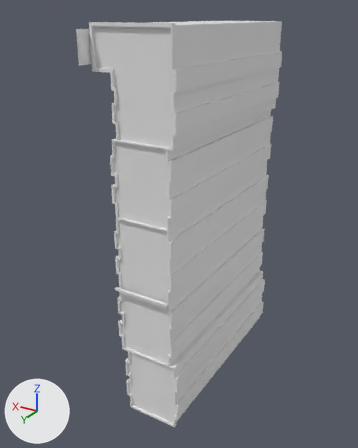
What one commit did to the Blender file assets/blender/seg1.blend.
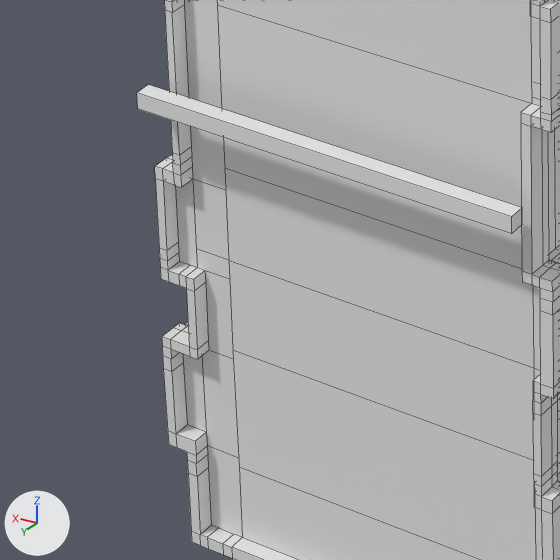
The first picture shows the older version from a camera (50 mm lens) standing at (-330.0, 472.0, 29.0) and looking at (30.0, -128.0, -271.0). The close-ups show both versions on the part from 27% to 48% of the width and 62% to 79% of the height of that picture. Lighting does not change. The marker at lower left points along +X, +Y and +Z. The close-ups show mesh edges as thin lines. Materials are left out; every surface is plain grey.
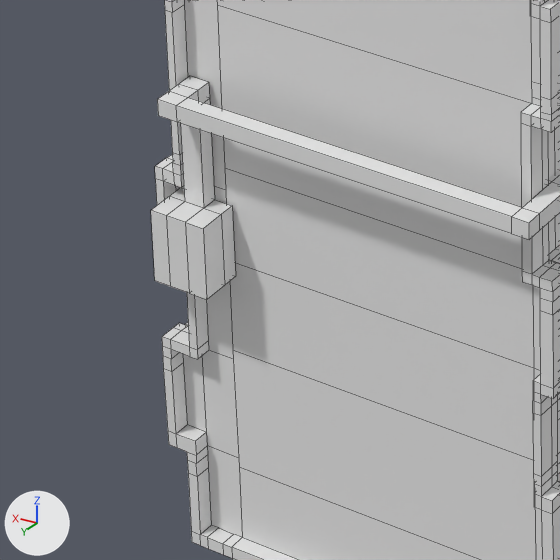
Boxes (x1, y1, x2, y2) around the edits, measured in the close-ups (560 x 560 px):
'Cube.002', reshaped: before (137, 85, 522, 234); after (151, 76, 560, 300)
part 1 of me_cube_001, built on: before (512, 208, 522, 233); after (151, 76, 560, 300)

The change, as a diff of the scene's bpy script:
```diff
--- a/assets/blender/seg1.blend.py
+++ b/assets/blender/seg1.blend.py
@@ me_cube_001 @@
 # used by ob_cube_002; location = (0.0, 0.0, 0.0)
-me_cube_001.from_pydata(...)  # 8 vertices, 6 faces; spans x -34.5..47.7, y 8.8..12.3, z -322.1..-318.6
+me_cube_001.from_pydata(...)  # 68 vertices, 66 faces; spans x -38.1..46.6, y -5.0..12.3, z -359.8..-318.6
+# me_cube_001 part 1
+# 2 faces are deleted
+# 4 vertices in x 47.7, y 8.8..12.3, z -322.1..-318.6 move by (-9.2, 0.0, 0.0)
+# 52 vertices are added at x -38.1..46.6, y -5.0..12.3, z -359.8..-318.6
+# 8 new vertices lie (0.0, 0.0, 15.7) away from vertices in x 34.4..46.6, y 2.3..11.5, z -359.8
+# 62 new faces join them
```
